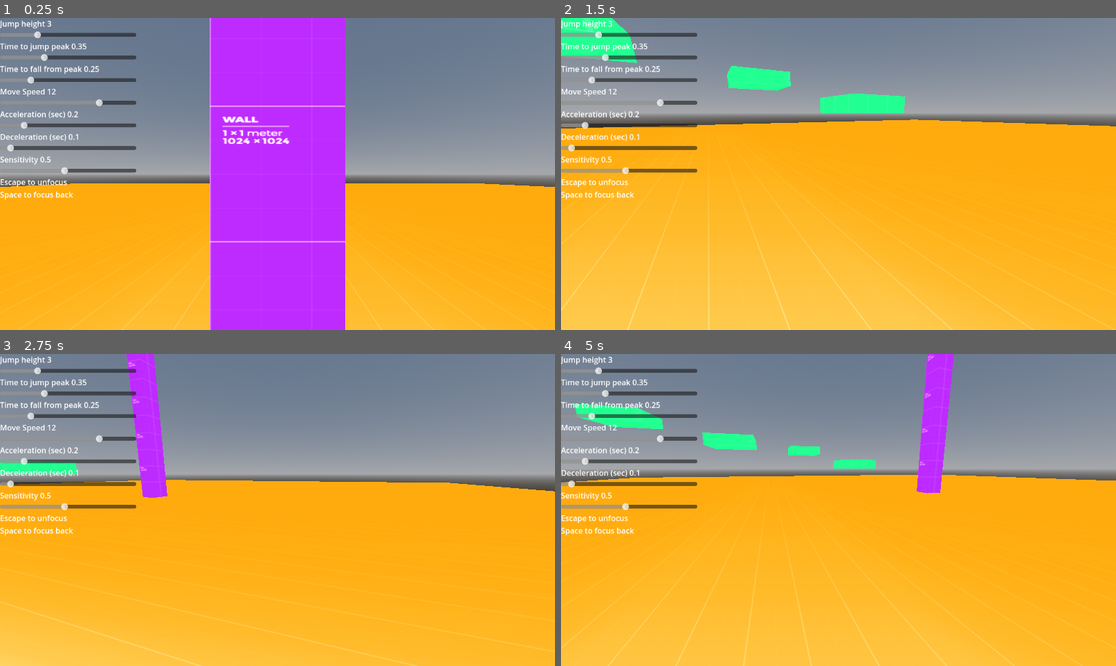
Above: before the commit, frames 1-4 (two rows, left to right).
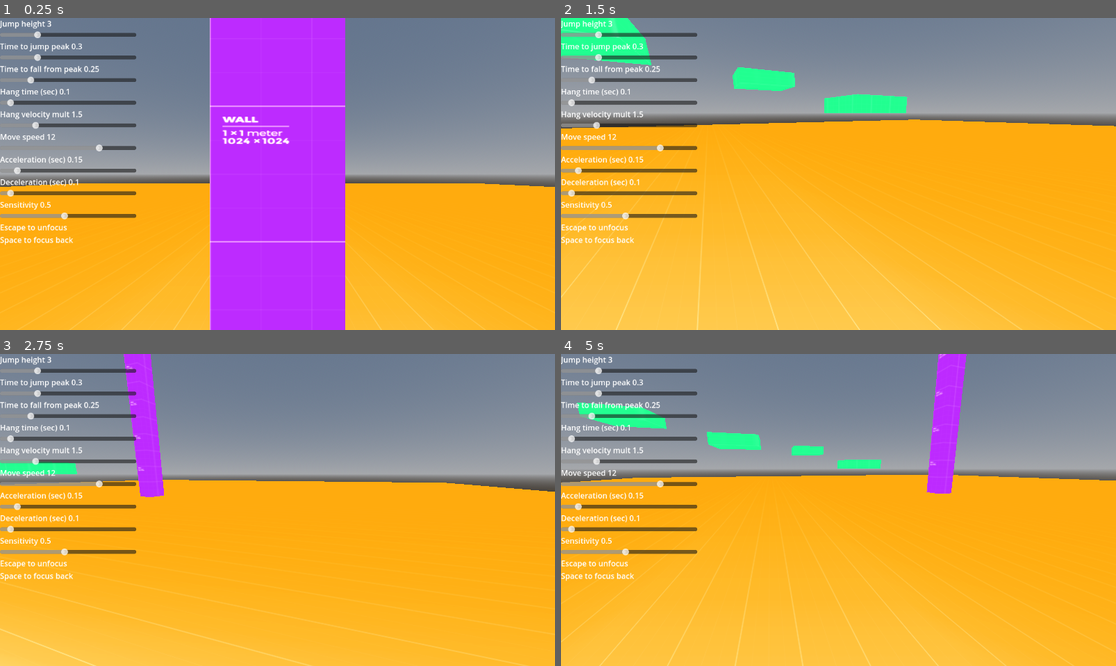
Above: after the commit, the same moments.

Repository: cookie1170/3d-character-controller
Game: Godot game, scene res://levels/level.tscn
Same seed, same stepped clock (60 frames per second), same inputs: the game is played once before the commit and once after it.
Inputs (mouse positions are in pixels of both pictures, inside the frame that each line leads up to):
- Up to frame 1 (0.25 s): no input
- Up to frame 2 (1.5 s): tap Enter at 0.5 s; move the mouse to (960, 158) at 0.52 s; hold D (right) 0.53-1.28 s; hold Space (focus_click) 0.53-1.28 s; move the mouse to (810, 174) at 1.27 s; hold S (back) from 1.28 s (still down); tap W (forw) at 1.35 s
- Up to frame 3 (2.75 s): move the mouse to (288, 503) at 2.02 s; release S (back) at 2.03 s; hold D (right) from 2.03 s (still down); hold Space (focus_click) from 2.03 s (still down)
- Up to frame 4 (5 s): move the mouse to (832, 516) at 2.77 s; release Space (focus_click) at 2.78 s; tap W (forw) at 2.85, 4.35 s; move the mouse to (877, 513) at 3.52 s; release D (right) at 3.53 s; hold Space (focus_click) 3.53-4.28 s; hold A (left) from 3.53 s (still down); move the mouse to (794, 506) at 4.27 s

The runs differ from the first frame. In frame 1, 2.5% of the frame differs, in the area x 0-25%, y 8-73%; in frame 2, 4.6%; in frame 3, 3.8%; in frame 4, 5.9%, in the area x 0-100%, y 0-100%.

Commit message:
hang time and variable jump height (also MORE MOVEMENT VARIABLES)

Diff:
--- a/levels/level.tscn
+++ b/levels/level.tscn
@@ -157,17 +157,55 @@
 script = ExtResource("5_ic6ij")
 player_var_name = "fall_time_sec"
 
-[node name="VBoxContainer4" type="VBoxContainer" parent="CanvasLayer/VBoxContainer"]
-layout_mode = 2
-
-[node name="Label" type="Label" parent="CanvasLayer/VBoxContainer/VBoxContainer4" node_paths=PackedStringArray("h_slider")]
-layout_mode = 2
-text = "Move Speed"
-script = ExtResource("4_v0u4u")
-text1 = "Move Speed"
-h_slider = NodePath("../HSlider")
-
-[node name="HSlider" type="HSlider" parent="CanvasLayer/VBoxContainer/VBoxContainer4"]
+[node name="VBoxContainer4" type="VBoxContainer" parent="CanvasLayer/VBoxContainer/VBoxContainer3"]
+layout_mode = 2
+
+[node name="Label" type="Label" parent="CanvasLayer/VBoxContainer/VBoxContainer3/VBoxContainer4" node_paths=PackedStringArray("h_slider")]
+layout_mode = 2
+text = "Hang time (sec)"
+script = ExtResource("4_v0u4u")
+text1 = "Hang time (sec)"
+h_slider = NodePath("../HSlider")
+
+[node name="HSlider" type="HSlider" parent="CanvasLayer/VBoxContainer/VBoxContainer3/VBoxContainer4"]
+layout_mode = 2
+min_value = 0.05
+max_value = 1.0
+step = 0.05
+value = 0.05
+script = ExtResource("5_ic6ij")
+player_var_name = "hang_time"
+
+[node name="VBoxContainer5" type="VBoxContainer" parent="CanvasLayer/VBoxContainer/VBoxContainer3"]
+layout_mode = 2
+
+[node name="Label" type="Label" parent="CanvasLayer/VBoxContainer/VBoxContainer3/VBoxContainer5" node_paths=PackedStringArray("h_slider")]
+layout_mode = 2
+text = "Hang velocity mult"
+script = ExtResource("4_v0u4u")
+text1 = "Hang velocity mult"
+h_slider = NodePath("../HSlider")
+
+[node name="HSlider" type="HSlider" parent="CanvasLayer/VBoxContainer/VBoxContainer3/VBoxContainer5"]
+layout_mode = 2
+min_value = 1.0
+max_value = 3.0
+step = 0.25
+value = 1.0
+script = ExtResource("5_ic6ij")
+player_var_name = "hang_vel_mult"
+
+[node name="VBoxContainer6" type="VBoxContainer" parent="CanvasLayer/VBoxContainer"]
+layout_mode = 2
+
+[node name="Label" type="Label" parent="CanvasLayer/VBoxContainer/VBoxContainer6" node_paths=PackedStringArray("h_slider")]
+layout_mode = 2
+text = "Move speed"
+script = ExtResource("4_v0u4u")
+text1 = "Move speed"
+h_slider = NodePath("../HSlider")
+
+[node name="HSlider" type="HSlider" parent="CanvasLayer/VBoxContainer/VBoxContainer6"]
 layout_mode = 2
 min_value = 0.5
 max_value = 16.0
@@ -176,17 +214,17 @@
 script = ExtResource("5_ic6ij")
 player_var_name = "move_speed"
 
-[node name="VBoxContainer5" type="VBoxContainer" parent="CanvasLayer/VBoxContainer"]
-layout_mode = 2
-
-[node name="Label" type="Label" parent="CanvasLayer/VBoxContainer/VBoxContainer5" node_paths=PackedStringArray("h_slider")]
+[node name="VBoxContainer7" type="VBoxContainer" parent="CanvasLayer/VBoxContainer"]
+layout_mode = 2
+
+[node name="Label" type="Label" parent="CanvasLayer/VBoxContainer/VBoxContainer7" node_paths=PackedStringArray("h_slider")]
 layout_mode = 2
 text = "Acceleration (sec)"
 script = ExtResource("4_v0u4u")
 text1 = "Acceleration (sec)"
 h_slider = NodePath("../HSlider")
 
-[node name="HSlider" type="HSlider" parent="CanvasLayer/VBoxContainer/VBoxContainer5"]
+[node name="HSlider" type="HSlider" parent="CanvasLayer/VBoxContainer/VBoxContainer7"]
 layout_mode = 2
 min_value = 0.05
 max_value = 1.0
@@ -195,17 +233,17 @@
 script = ExtResource("5_ic6ij")
 player_var_name = "accel_time_sec"
 
-[node name="VBoxContainer6" type="VBoxContainer" parent="CanvasLayer/VBoxContainer"]
-layout_mode = 2
-
-[node name="Label" type="Label" parent="CanvasLayer/VBoxContainer/VBoxContainer6" node_paths=PackedStringArray("h_slider")]
+[node name="VBoxContainer8" type="VBoxContainer" parent="CanvasLayer/VBoxContainer"]
+layout_mode = 2
+
+[node name="Label" type="Label" parent="CanvasLayer/VBoxContainer/VBoxContainer8" node_paths=PackedStringArray("h_slider")]
 layout_mode = 2
 text = "Deceleration (sec)"
 script = ExtResource("4_v0u4u")
 text1 = "Deceleration (sec)"
 h_slider = NodePath("../HSlider")
 
-[node name="HSlider" type="HSlider" parent="CanvasLayer/VBoxContainer/VBoxContainer6"]
+[node name="HSlider" type="HSlider" parent="CanvasLayer/VBoxContainer/VBoxContainer8"]
 layout_mode = 2
 min_value = 0.05
 max_value = 1.0
@@ -214,17 +252,17 @@
 script = ExtResource("5_ic6ij")
 player_var_name = "decel_time_sec"
 
-[node name="VBoxContainer7" type="VBoxContainer" parent="CanvasLayer/VBoxContainer"]
-layout_mode = 2
-
-[node name="Label" type="Label" parent="CanvasLayer/VBoxContainer/VBoxContainer7" node_paths=PackedStringArray("h_slider")]
+[node name="VBoxContainer9" type="VBoxContainer" parent="CanvasLayer/VBoxContainer"]
+layout_mode = 2
+
+[node name="Label" type="Label" parent="CanvasLayer/VBoxContainer/VBoxContainer9" node_paths=PackedStringArray("h_slider")]
 layout_mode = 2
 text = "Sensitivity"
 script = ExtResource("4_v0u4u")
 text1 = "Sensitivity"
 h_slider = NodePath("../HSlider")
 
-[node name="HSlider" type="HSlider" parent="CanvasLayer/VBoxContainer/VBoxContainer7"]
+[node name="HSlider" type="HSlider" parent="CanvasLayer/VBoxContainer/VBoxContainer9"]
 layout_mode = 2
 min_value = 0.05
 max_value = 1.0
--- a/player/player.tscn
+++ b/player/player.tscn
@@ -13,11 +13,13 @@
 [node name="Player" type="CharacterBody3D"]
 script = ExtResource("1_2ty25")
 jump_height = 3.0
-peak_time_sec = 0.35
+peak_time_sec = 0.3
 fall_time_sec = 0.25
+hang_time = 0.1
+hang_vel_mult = 1.5
 terminal_velocity = 16.0
 move_speed = 12.0
-accel_time_sec = 0.2
+accel_time_sec = 0.15
 decel_time_sec = 0.1
 
 [node name="Mesh" type="MeshInstance3D" parent="."]
@@ -33,6 +35,11 @@
 transform = Transform3D(1, 0, 0, 0, 1, 0, 0, 0, 1, 0, 1.5, 0)
 
 [node name="CoyoteTimer" type="Timer" parent="."]
+unique_name_in_owner = true
+wait_time = 0.1
+one_shot = true
+
+[node name="HangTimer" type="Timer" parent="."]
 unique_name_in_owner = true
 wait_time = 0.1
 one_shot = true
--- a/player/player_common.gd
+++ b/player/player_common.gd
@@ -7,6 +7,8 @@
 @export var jump_height : float
 @export var peak_time_sec : float
 @export var fall_time_sec : float
+@export var hang_time : float
+@export var hang_vel_mult : float
 @export var terminal_velocity : float
 @export var move_speed : float
 @export var accel_time_sec : float
@@ -20,6 +22,9 @@
 @onready var camera: Camera3D = %Camera
 
 var camera_input_dir := Vector2.ZERO
+
+func _ready() -> void:
+	%HangTimer.wait_time = hang_time
 
 func _input(event: InputEvent) -> void:
 	## lets you focus in and out of the window
@@ -78,3 +83,4 @@
 	decel = move_speed / decel_time_sec
 	$StateMachine/Jumping.recalculate_movement()
 	$StateMachine/Falling.recalculate_movement()
+	%HangTimer.wait_time = hang_time
--- a/player/state_machine/falling_state.gd
+++ b/player/state_machine/falling_state.gd
@@ -6,15 +6,20 @@
 @export var grounded_state : State
 
 @onready var coyote_timer: Timer = %CoyoteTimer
+@onready var hang_timer: Timer = %HangTimer
 @onready var grav : float = (-2.0 * owner.jump_height) / (owner.fall_time_sec ** 2)
 
 func enter(previous_state) -> void:
 	super(previous_state)
 	if previous_state == grounded_state:
 		coyote_timer.start()
+	if previous_state == jumping_state:
+		hang_timer.start()
+		owner.velocity.x *= owner.hang_vel_mult
+		owner.velocity.z *= owner.hang_vel_mult
 
 func _physics_process(delta: float) -> void:
-	owner.velocity.y += grav * delta
+	owner.velocity.y += grav * delta * (0.5 if not hang_timer.is_stopped() else 1.0)
 	if Input.is_action_just_pressed("jump"):
 		if not coyote_timer.is_stopped():
 			emit_signal("state_changed", jumping_state)
--- a/player/state_machine/jumping_state.gd
+++ b/player/state_machine/jumping_state.gd
@@ -16,6 +16,9 @@
 		emit_signal("state_changed", grounded_state)
 	if owner.velocity.y <= 0:
 		emit_signal("state_changed", falling_state)
+	if Input.is_action_just_released("jump"):
+		owner.velocity.y -= 2.5
+		emit_signal("state_changed", falling_state)
 
 func recalculate_movement() -> void:
 	jump_velocity = (2.0 * owner.jump_height) / owner.peak_time_sec
--- a/project.godot
+++ b/project.godot
@@ -14,10 +14,6 @@
 run/main_scene="res://levels/level.tscn"
 config/features=PackedStringArray("4.3", "Mobile")
 config/icon="res://icon.svg"
-
-[display]
-
-window/size/always_on_top=true
 
 [input]
 
